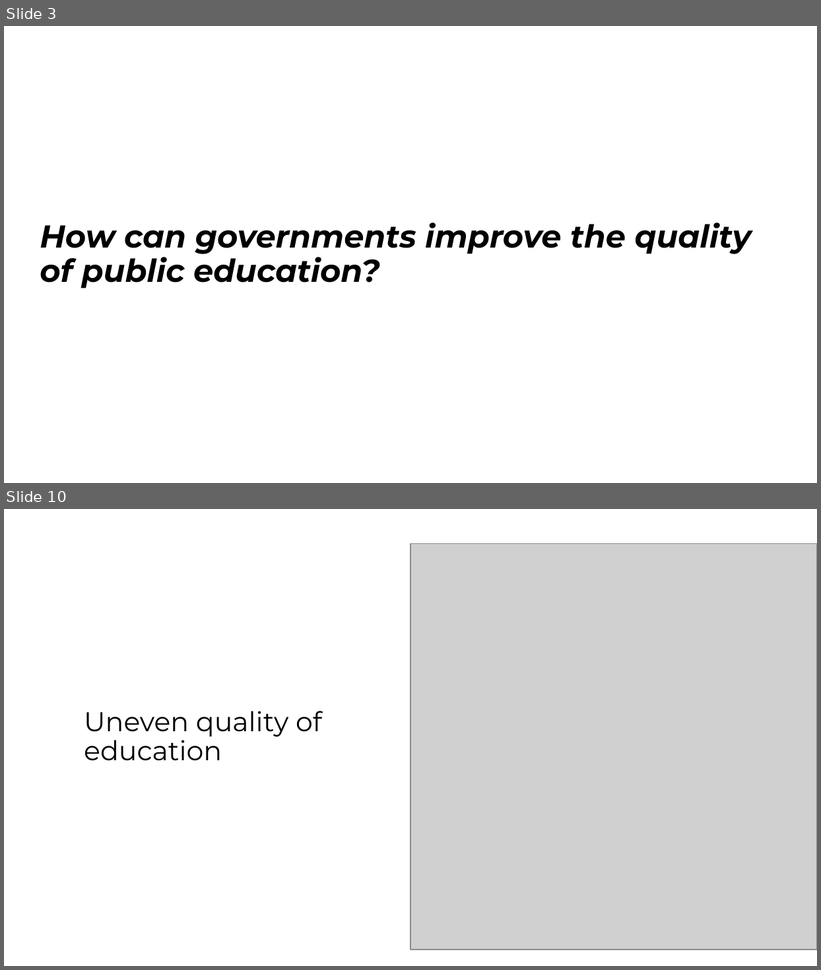
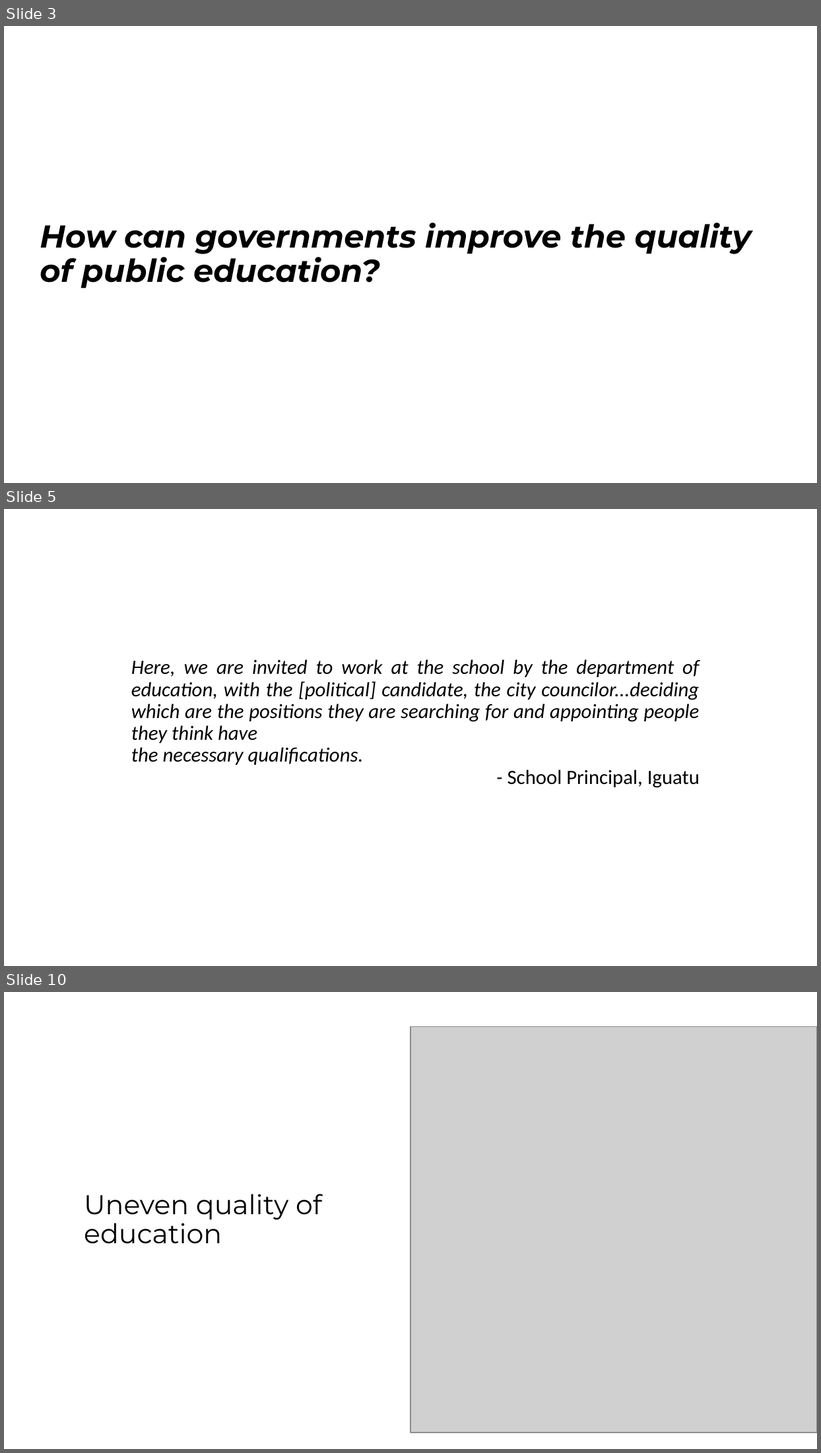
Before and after one commit to galileukim/patronage-education, a slide deck: presentation/2020_presentation_patronage_brazil_lab.pptx. Shown one above the other, each under a label of ours: slides 3 and 10 before the commit, slides 3, 5 and 10 after it; the slides between them are not shown. The pictures are 821x970 and 821x1453 pixels, drawn with LibreOffice and Linux fonts; fonts in the diff are those of the drawing; grey boxes stand for pictures. Boxes give left, top, right and bottom in pixels: in the first picture for what was removed or moved away, otherwise in the second. Text is boxed around its words. In the diff, an @@ line names an element or a change of style, - is before the commit and + after.

```diff
--- a/presentation/2020_presentation_patronage_brazil_lab.pptx
+++ b/presentation/2020_presentation_patronage_brazil_lab.pptx
@@ slide 5 added at <box>4,509,817,966</box>, background #FFFFFF @@
@@ text added at <box>131,659,700,788</box>, 18 pt, text #000000, italic @@
+Here, we are invited to work at the school by the department of education, with the [political] candidate, the city councilor...deciding which are the positions they are searching for and appointing people they think have
+the necessary qualifications.
+- School Principal, Iguatu
```
Also in this commit, not shown: 8 slides changed, 3 other slides added, 2 slides removed, 2 other files.
